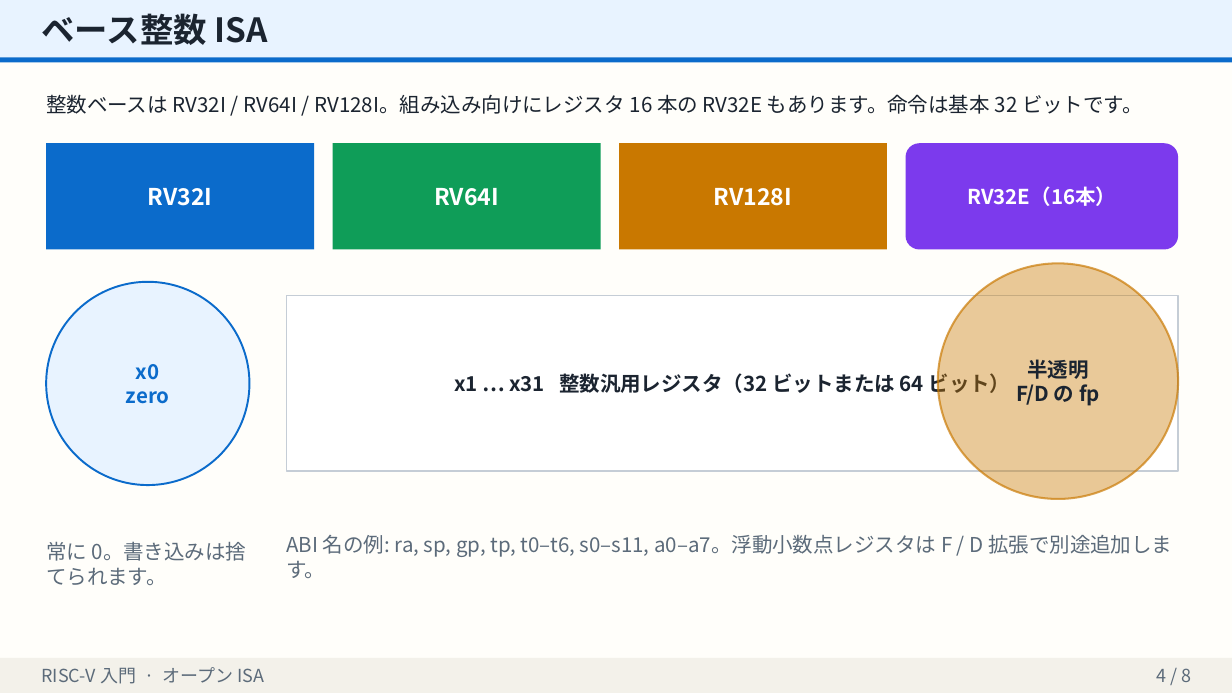
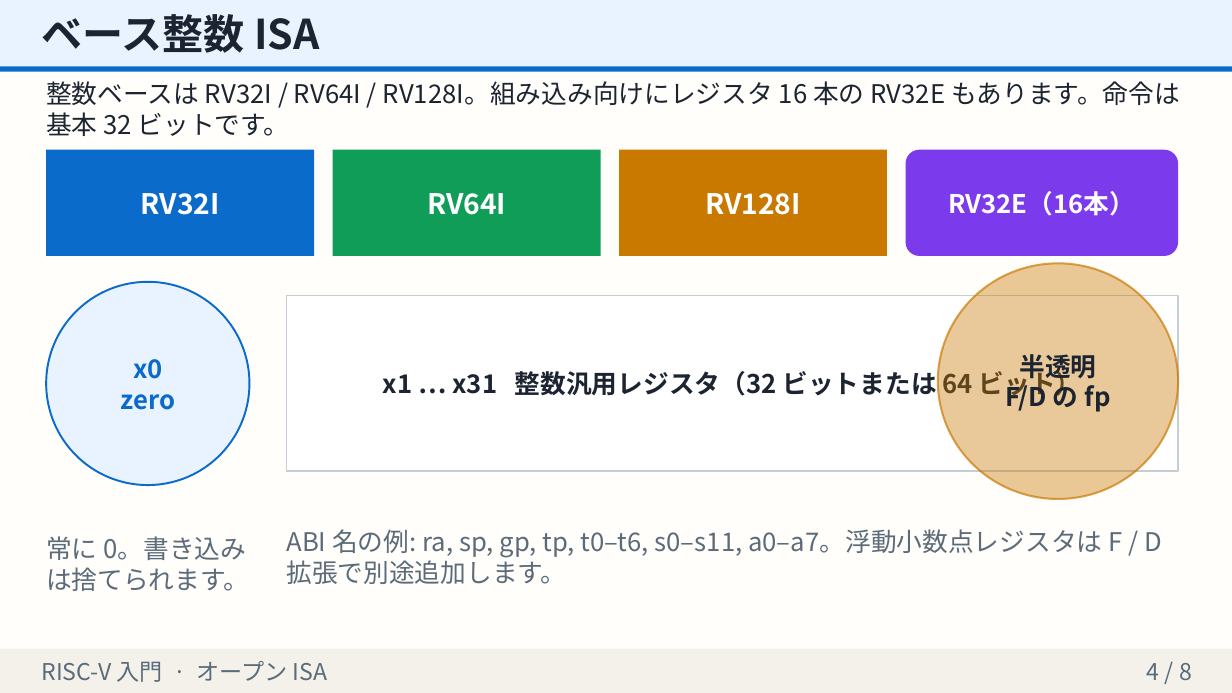
Before and after one commit to shotaminato/create-slides, a slide deck: slide 4 of examples/sample-deck.pptx. Drawn at 1232x693 pixels with LibreOffice and Linux fonts; fonts in the diff are those of the drawing. Boxes give left, top, right and bottom in pixels: in the first picture for what was removed or moved away, otherwise in the second. Text is boxed around its words. In the diff, an @@ line names an element or a change of style, - is before the commit and + after.

```diff
--- a/examples/sample-deck.pptx
+++ b/examples/sample-deck.pptx
@@ rectangle: place and size @@
-rectangle at bbox=[0, 0, 1232, 57]
+rectangle at bbox=[0, 0, 1232, 67]
@@ text "ベース整数 ISA" at bbox=[42, 14, 320, 53]: size 26 to 32 pt @@
@@ rectangle: place and size @@
-rectangle at bbox=[0, 57, 1232, 63]
+rectangle at bbox=[0, 67, 1232, 72]
@@ size 16 to 20 pt in 7 elements at bbox=[46, 282, 250, 485], bbox=[46, 536, 249, 591], bbox=[287, 296, 1178, 471], bbox=[938, 263, 1178, 499], bbox=[286, 529, 1162, 584], bbox=[906, 150, 1178, 256], bbox=[46, 81, 1180, 136] @@
@@ size 18 to 22 pt in 3 elements at bbox=[46, 150, 314, 256], bbox=[333, 150, 601, 256], bbox=[619, 150, 887, 256] @@
@@ 3 rectangles, 1 rounded rectangle: place and size @@
-3 rectangles, 1 rounded rectangle at bbox=[46, 143, 1178, 250]
+3 rectangles, 1 rounded rectangle at bbox=[46, 150, 1178, 256]
@@ rectangle: place and size @@
-rectangle at bbox=[0, 658, 1232, 693]
+rectangle at bbox=[0, 649, 1232, 693]
@@ text "RISC-V 入門 · オープン ISA" at bbox=[42, 661, 328, 682]: size 14 to 18 pt @@
@@ text "4 / 8": place and size @@
-text "4 / 8" at bbox=[1157, 668, 1192, 682]
+text "4 / 8" at bbox=[1147, 663, 1192, 680]
@@ text "4 / 8" at bbox=[1147, 663, 1192, 680]: size 14 to 18 pt @@
```
Also in this commit, not shown: 7 other slides changed, 13 other files.
